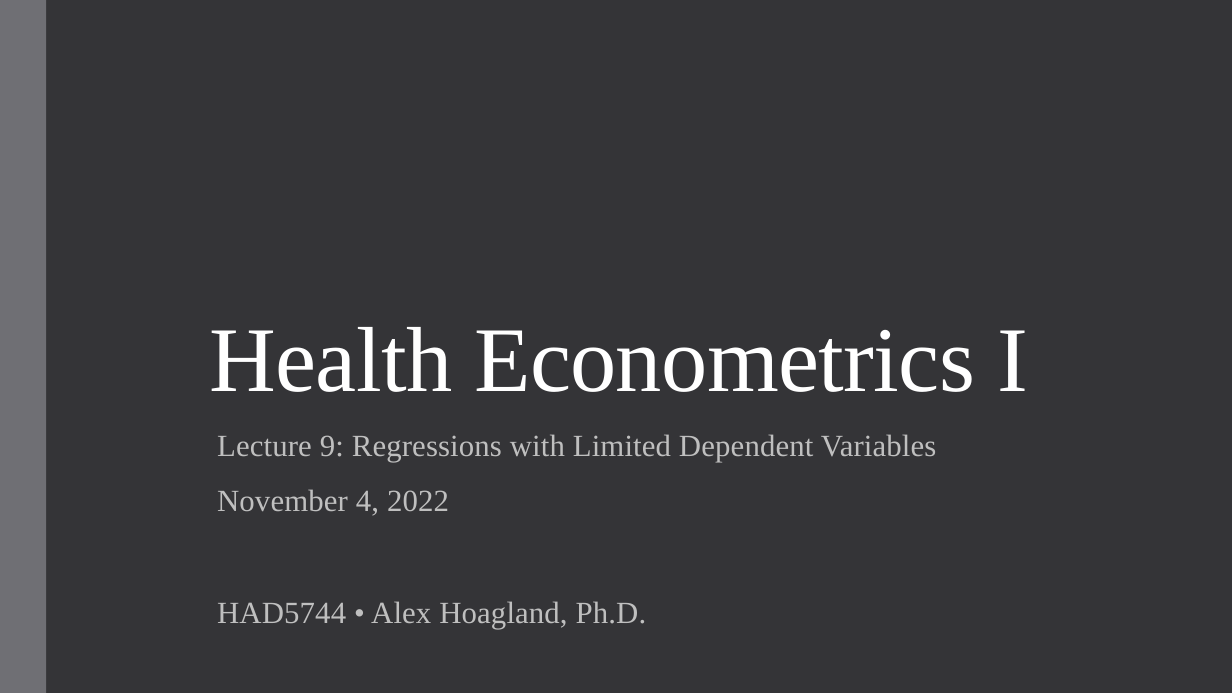
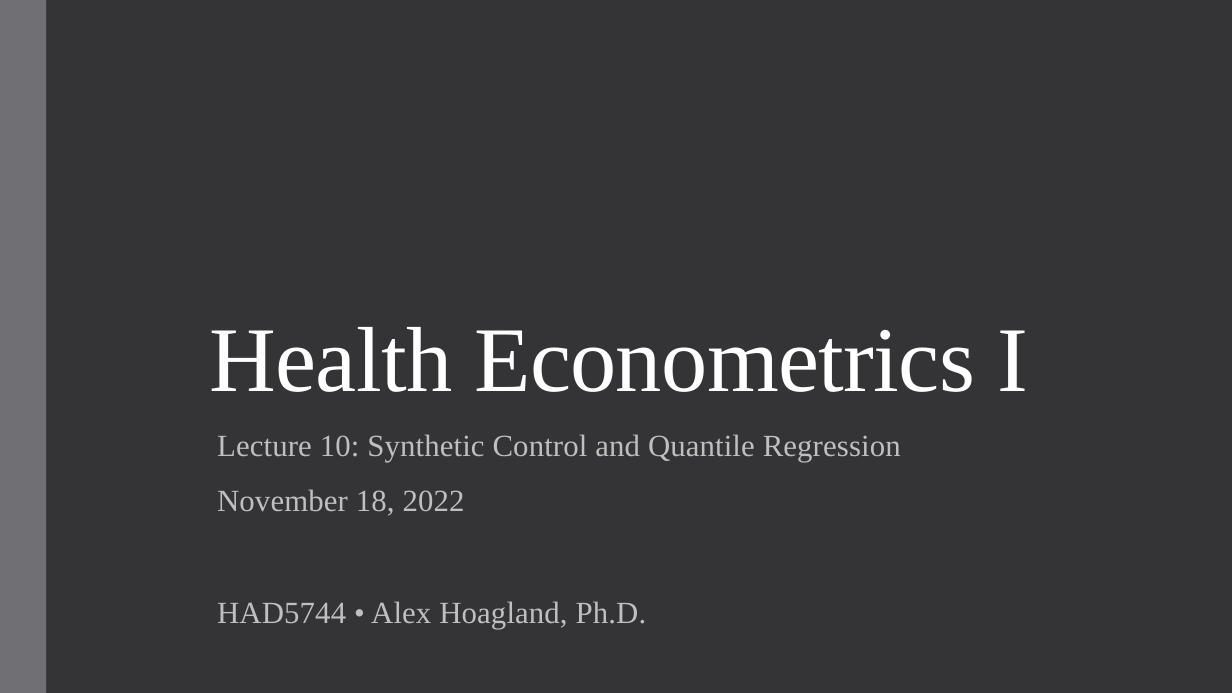
Before and after one commit to qiufei/fork-HAD5744, a slide deck: slide 1 of Lecture10_SyntheticControl_QuantileRegression/Lecture10_SyntheticControl_QuantileRegression.pptx. Drawn at 1232x693 pixels with LibreOffice and Linux fonts; fonts in the diff are those of the drawing. Boxes give left, top, right and bottom in pixels: in the first picture for what was removed or moved away, otherwise in the second. Text is boxed around its words. In the diff, an @@ line names an element or a change of style, - is before the commit and + after.

```diff
--- a/Lecture10_SyntheticControl_QuantileRegression/Lecture10_SyntheticControl_QuantileRegression.pptx
+++ b/Lecture10_SyntheticControl_QuantileRegression/Lecture10_SyntheticControl_QuantileRegression.pptx
@@ subtitle at (217, 434, 901, 516): text changed @@
-Lecture 9: Regressions with Limited Dependent Variables
-November 4, 2022
+Lecture 10: Synthetic Control and Quantile Regression
+November 18, 2022
```
Also in this commit, not shown: 1 other slide changed, 38 slides added, 13 slides removed, 31 other files.
